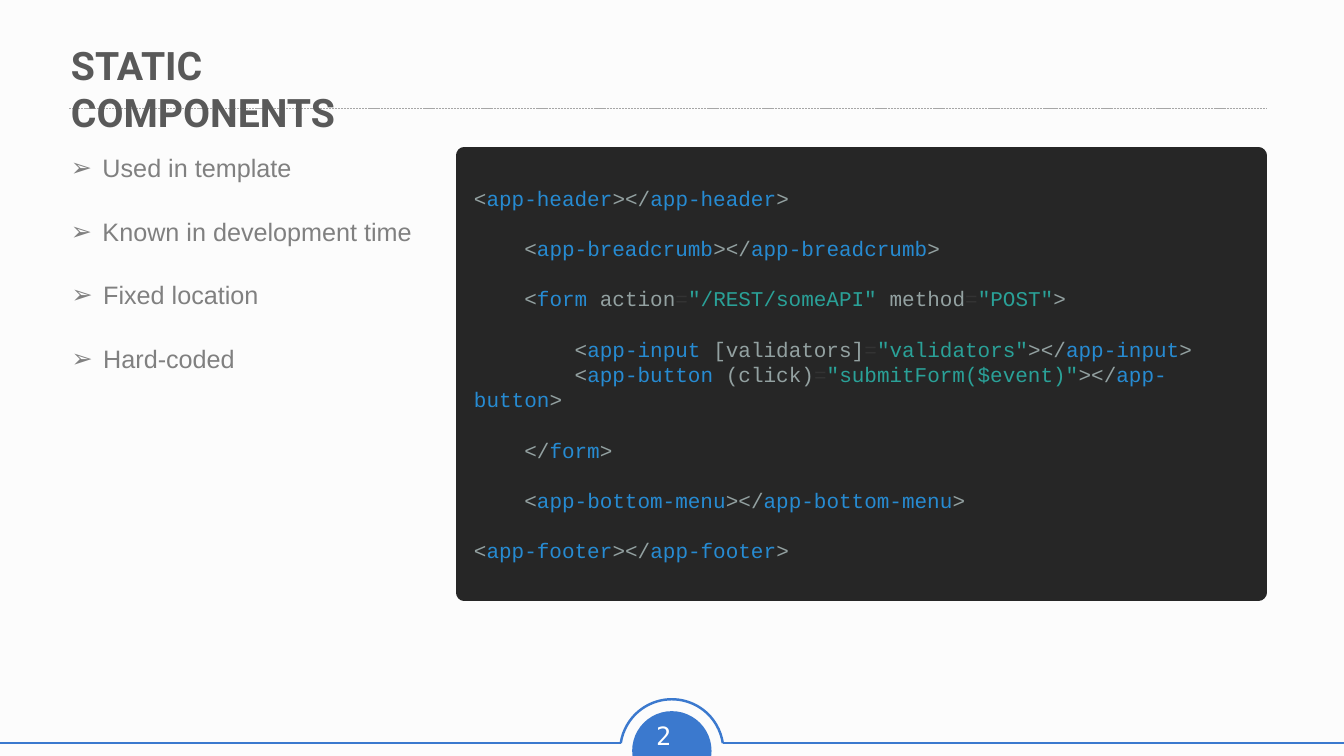
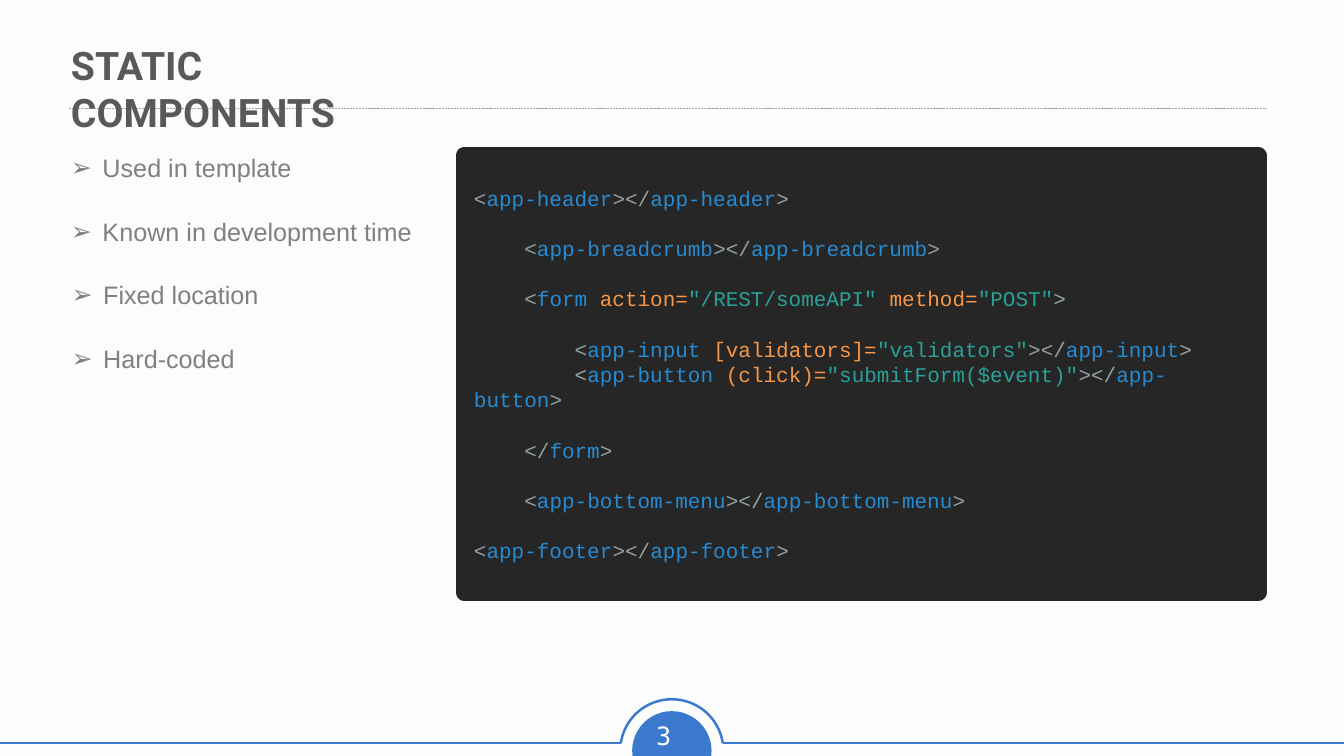
Before and after one commit to kingweight/dynamic_components, a slide deck: slide 3 of Dynamic Component in Angular .pptx (slide 2 before the commit). Drawn at 1344x756 pixels with LibreOffice and Linux fonts; fonts in the diff are those of the drawing. Boxes give left, top, right and bottom in pixels: in the first picture for what was removed or moved away, otherwise in the second. Text is boxed around its words. In the diff, an @@ line names an element or a change of style, - is before the commit and + after.

Commit message:
update ppt

```diff
--- a/Dynamic Component in Angular .pptx
+++ b/Dynamic Component in Angular .pptx
@@ text in rectangle at (x1=474, y1=291, x2=1192, y2=407): text colour #93A1A1 to #F79646, text colour #333333 to #F79646 in "action="/REST/someAPI" method="POST">", "[validators]="validators"></app-input>", "(click)="submitForm($event)"></app-button>" @@
@@ page number at (x1=656, y1=726, x2=671, y2=746): text changed @@
-2
+3
```
Also in this commit, not shown: 3 slides added.
